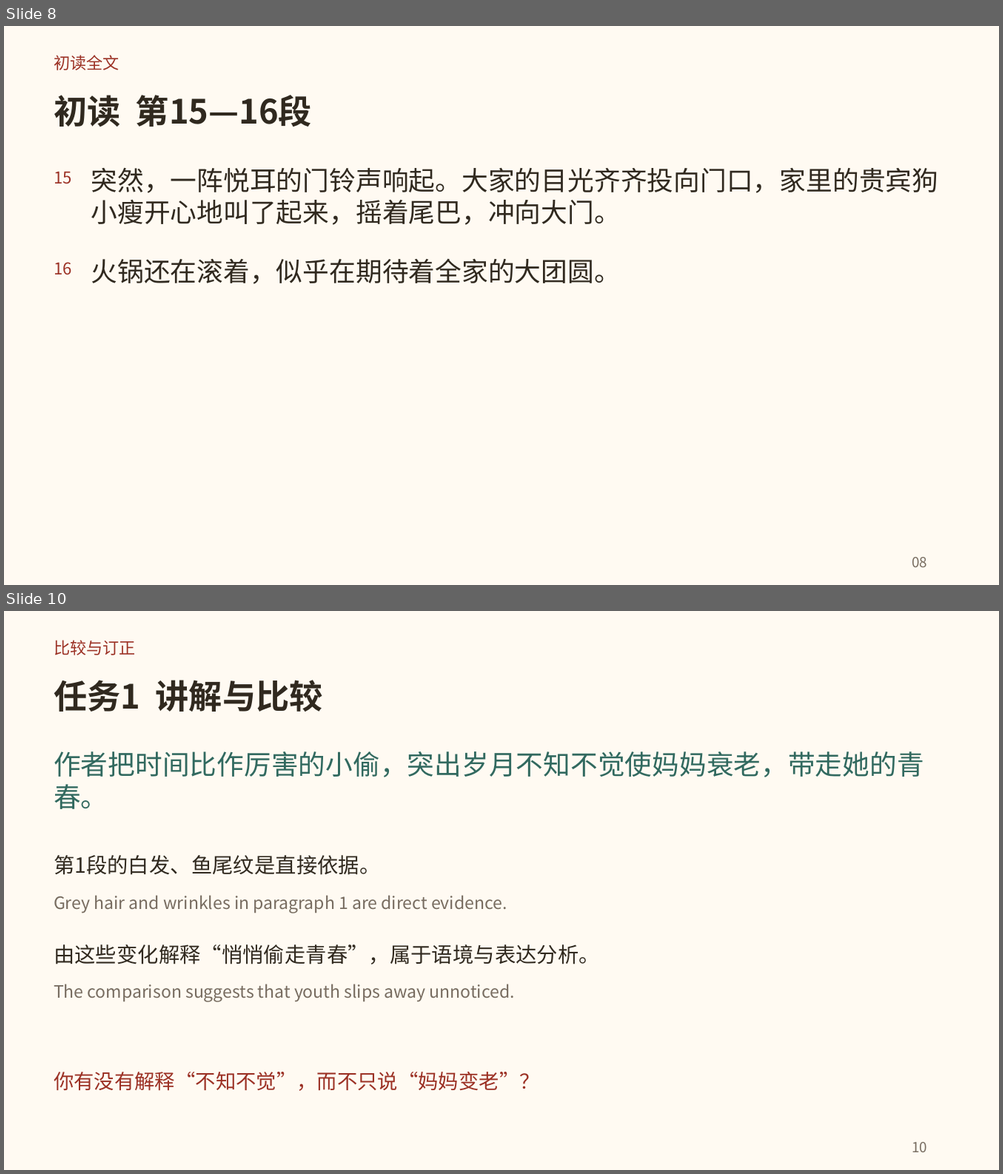
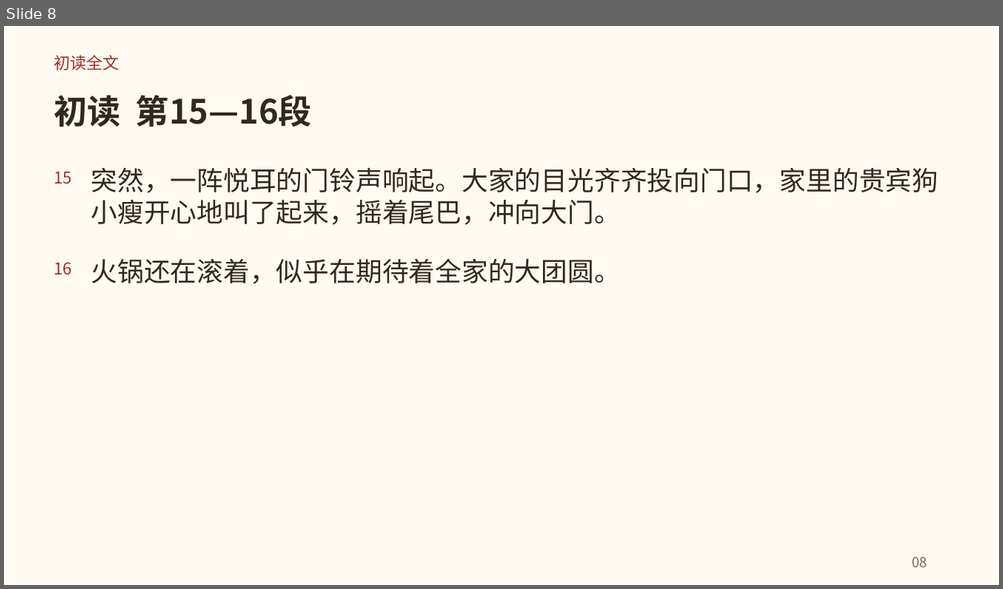
Before and after one commit to lf9675/huawentong-home, a slide deck: du/textbook/1hcl/unit2/tuanyuanfan/downloads/tuanyuanfan-teaching.pptx. Shown one above the other, each under a label of ours: slides 8 and 10 before the commit, slide 8 after it; the slides between them are not shown. The pictures are 1003x1174 and 1003x589 pixels, drawn with LibreOffice and Linux fonts; fonts in the diff are those of the drawing. Boxes give left, top, right and bottom in pixels: in the first picture for what was removed or moved away, otherwise in the second. Text is boxed around its words. In the diff, an @@ line names an element or a change of style, - is before the commit and + after.

```diff
--- a/du/textbook/1hcl/unit2/tuanyuanfan/downloads/tuanyuanfan-teaching.pptx
+++ b/du/textbook/1hcl/unit2/tuanyuanfan/downloads/tuanyuanfan-teaching.pptx
@@ slide 10 removed at bbox=[4, 611, 999, 1170], background #FFFAF2 @@
@@ text removed at bbox=[54, 640, 135, 655] @@
-比较与订正
@@ text removed at bbox=[54, 680, 323, 712] @@
-任务1 讲解与比较
@@ text removed at bbox=[54, 752, 924, 809] @@
-作者把时间比作厉害的小偷，突出岁月不知不觉使妈妈衰老，带走她的青
-春。
@@ text removed at bbox=[54, 855, 380, 875] @@
-第1段的白发、鱼尾纹是直接依据。
@@ text removed at bbox=[54, 895, 507, 913] @@
-Grey hair and wrinkles in paragraph 1 are direct evidence.
@@ text removed at bbox=[54, 945, 600, 965] @@
-由这些变化解释“悄悄偷走青春”，属于语境与表达分析。
@@ text removed at bbox=[54, 984, 515, 1002] @@
-The comparison suggests that youth slips away unnoticed.
@@ text removed at bbox=[54, 1072, 540, 1091] @@
-你有没有解释“不知不觉”，而不只说“妈妈变老”？
@@ text removed at bbox=[911, 1142, 927, 1153] @@
-10
```
Also in this commit, not shown: 1 slide changed, 20 slides added, 23 other slides removed, 42 other files.
